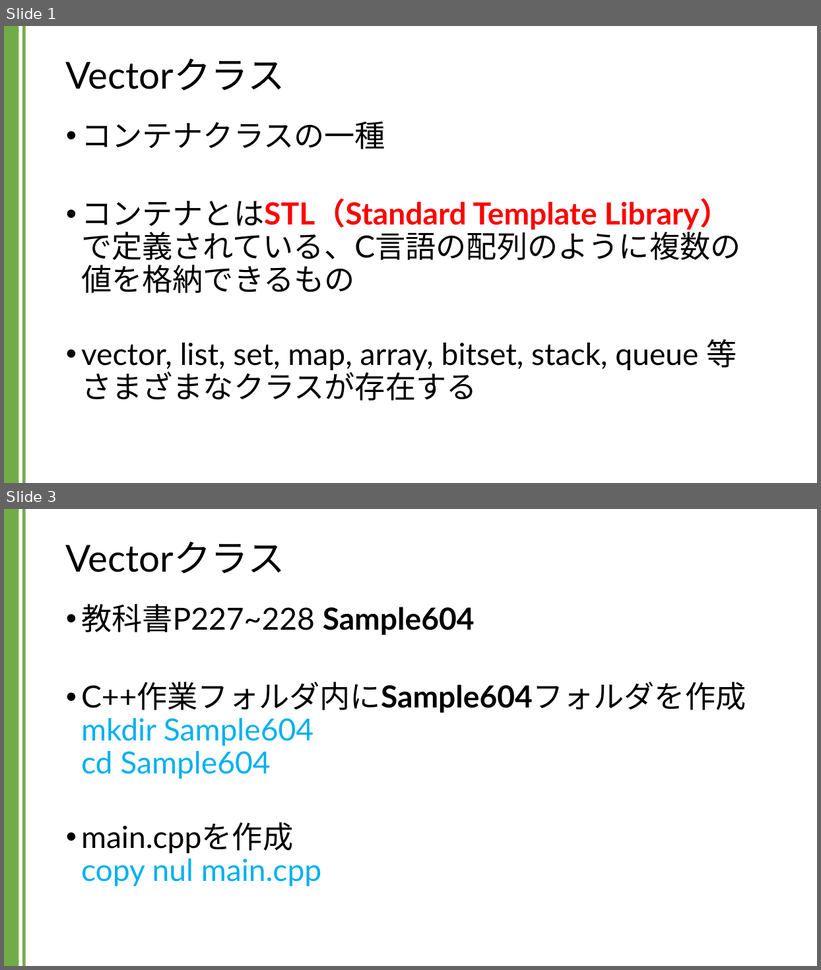
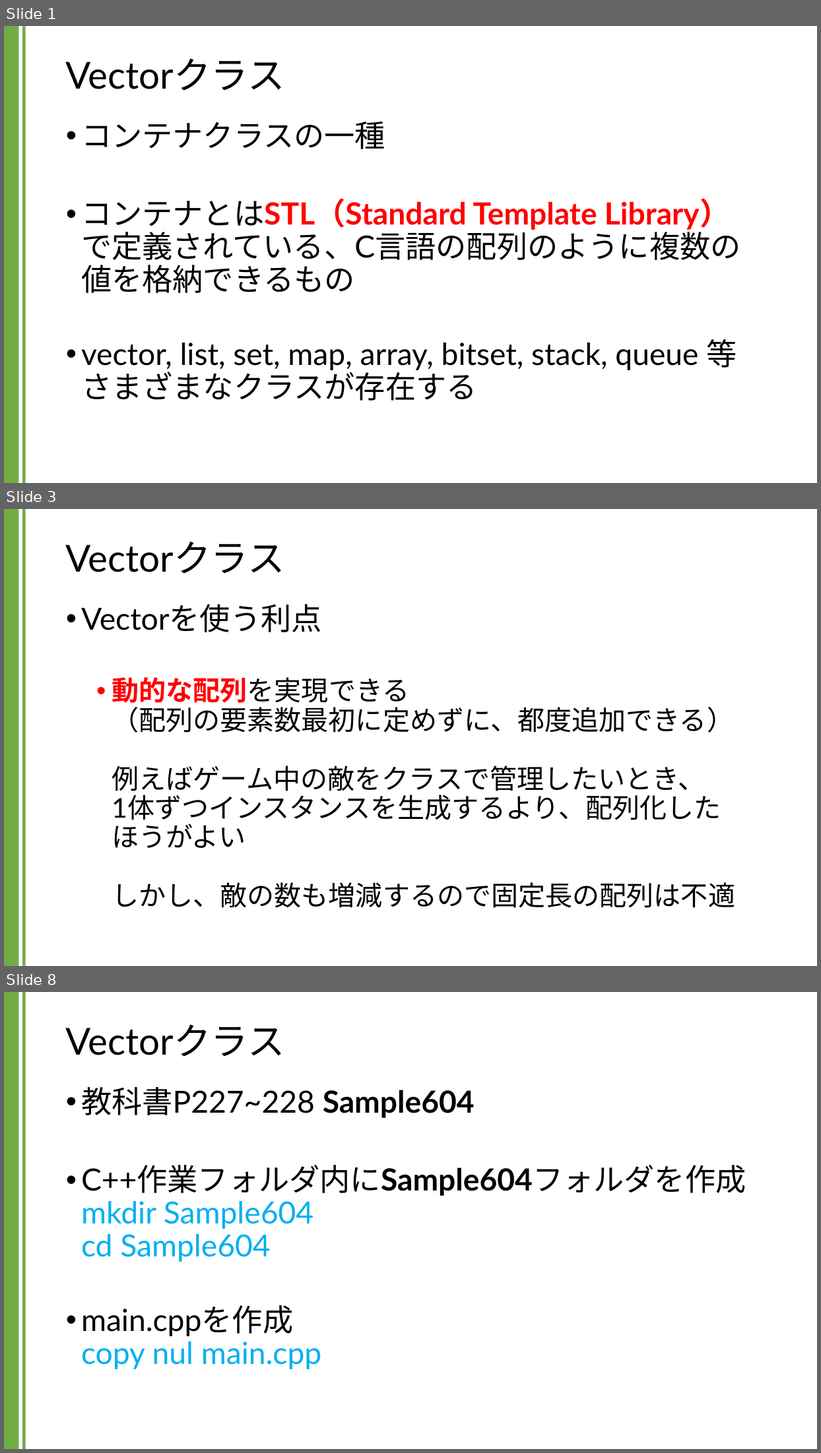
Before and after one commit to kic-murata/cpp2024, a slide deck: 授業資料/講義資料：Vectorクラス.pptx. Shown one above the other, each under a label of ours: slides 1 and 3 before the commit, slides 1, 3 and 8 after it; the slides between them are not shown. The pictures are 821x970 and 821x1453 pixels, drawn with LibreOffice and Linux fonts; fonts in the diff are those of the drawing. Boxes give left, top, right and bottom in pixels: in the first picture for what was removed or moved away, otherwise in the second. Text is boxed around its words. In the diff, an @@ line names an element or a change of style, - is before the commit and + after.

```diff
--- a/授業資料/講義資料：Vectorクラス.pptx
+++ b/授業資料/講義資料：Vectorクラス.pptx
@@ slide 3 added at [4,509,817,966], background #FFFFFF; not listed: 2 template elements that a slide beside it also shows @@
@@ title added at [66,541,285,574], 44 pt, text #000000 @@
+Vectorクラス
@@ text added at [81,604,735,908], 32 pt, text #000000 @@
+• Vectorを使う利点
+  • 動的な配列を実現できる
+    （配列の要素数最初に定めずに、都度追加できる）
+    例えばゲーム中の敵をクラスで管理したいとき、
+    1体ずつインスタンスを生成するより、配列化した
+    ほうがよい
+    しかし、敵の数も増減するので固定長の配列は不適
@@ what was slide 3 is now slide 8 @@
```
Also in this commit, not shown: 1 slide changed, 4 other slides added.
